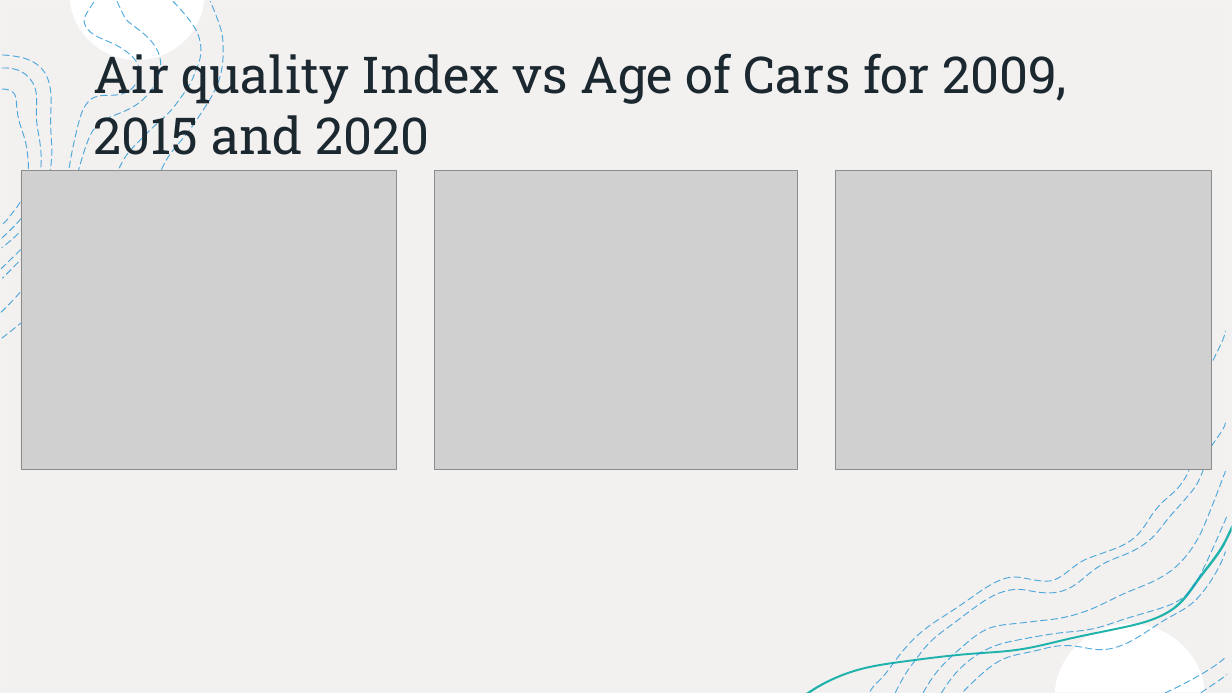
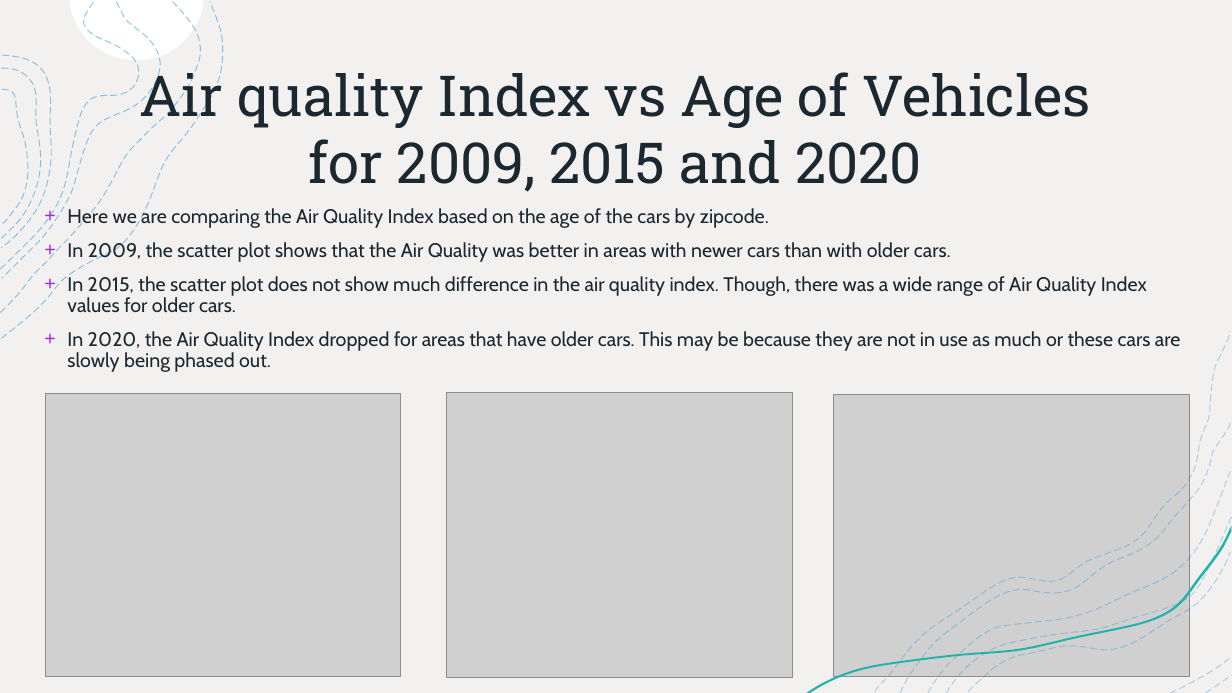
Before and after one commit to paloni-dotcom/Se7en, a slide deck: slide 10 of Presentation/AQI_Presentation.pptx. Drawn at 1232x693 pixels with LibreOffice and Linux fonts; fonts in the diff are those of the drawing; grey boxes stand for pictures. Boxes give left, top, right and bottom in pixels: in the first picture for what was removed or moved away, otherwise in the second. Text is boxed around its words. In the diff, an @@ line names an element or a change of style, - is before the commit and + after.

```diff
--- a/Presentation/AQI_Presentation.pptx
+++ b/Presentation/AQI_Presentation.pptx
@@ rectangle removed at (x1=0, y1=0, x2=1232, y2=693) @@
@@ rectangle added at (x1=0, y1=0, x2=1232, y2=693), fill #FFFFFF, outline #F2F2F2 1 pt @@
@@ rectangle added at (x1=0, y1=0, x2=1232, y2=693), fill #F3F0F0 @@
@@ title "Air quality Index vs Age ..." at (x1=140, y1=64, x2=1091, y2=192): vertical alignment middle to bottom @@
@@ group removed at (x1=2, y1=2, x2=224, y2=338): 4 freeform shapes @@
@@ title at (x1=140, y1=64, x2=1091, y2=192): text changed; size 39.6 to 44 pt @@
-Air quality Index vs Age of Cars for 2009, 2015 and 2020
+Air quality Index vs Age of Vehicles for 2009, 2015 and 2020
@@ group added at (x1=1, y1=0, x2=224, y2=338): 8 freeform shapes @@
@@ text added at (x1=67, y1=206, x2=1181, y2=372), 15.3 pt, text #1B2830 @@
++ Here we are comparing the Air Quality Index based on the age of the cars by zipcode.
++ In 2009, the scatter plot shows that the Air Quality was better in areas with newer cars than with older cars.
++ In 2015, the scatter plot does not show much difference in the air quality index. Though, there was a wide range of Air Quality Index values for older cars.
++ In 2020, the Air Quality Index dropped for areas that have older cars. This may be because they are not in use as much or these cars are slowly being phased out.
@@ freeform shape removed at (x1=871, y1=331, x2=1226, y2=691) @@
@@ picture resized from (x1=21, y1=171, x2=397, y2=470) to (x1=45, y1=394, x2=401, y2=677) @@
@@ picture resized from (x1=434, y1=171, x2=798, y2=470) to (x1=447, y1=393, x2=794, y2=677) @@
@@ picture resized from (x1=836, y1=171, x2=1212, y2=470) to (x1=834, y1=395, x2=1189, y2=677) @@
@@ group added at (x1=806, y1=332, x2=1232, y2=693): 8 freeform shapes @@
@@ freeform shape removed at (x1=964, y1=552, x2=1226, y2=691) @@
```
Also in this commit, not shown: 8 other slides changed, 1 slide added, 2 other files.
